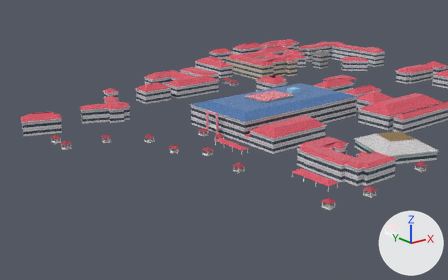
Renders of the glTF model assets/models/campus-realistic.glb from each side of a commit.
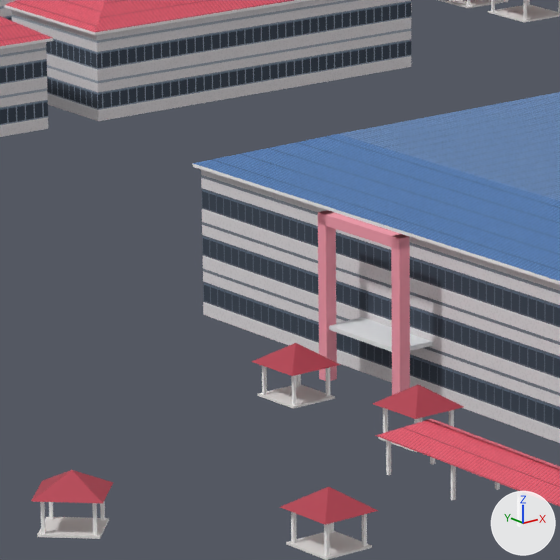
Each version appears first from a camera (50 mm lens) standing at (-262.6, -214.1, 97.4) and looking at (-59.2, 40.1, -4.4), and next in a close-up on the part from 37% to 53% of the width and 30% to 56% of the height. The lights are fixed; the arrows at lower right show +X, +Y and +Z. The older version's two pictures come first.

Objects in the first close-up: 'b_way_454535317', 'b_way_868488579', 'b_way_868488580', 'b_way_868488596', 'b_way_868488597', 'b_way_868488598', 'b_way_868488603', 'b_way_868488604', 'b_way_868488610' and 1 more.
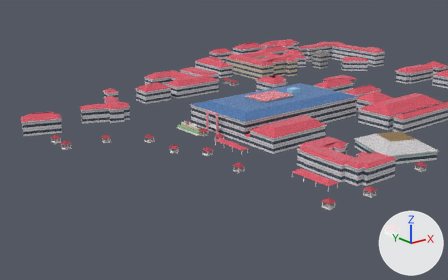
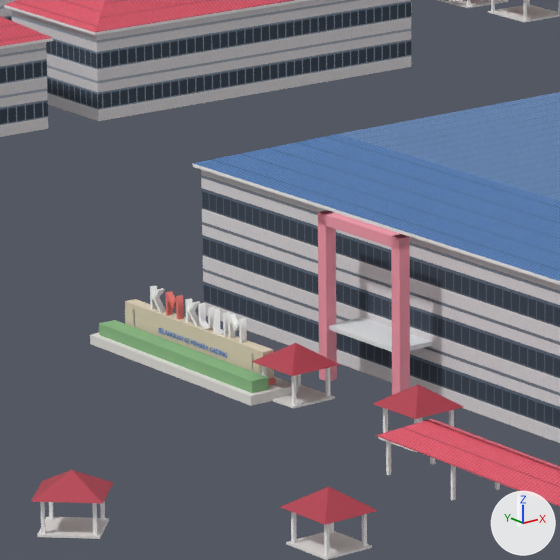
What the commit changed:
Material 'plain_c9c4bb' (mat_plain_c9c4bb) is new.
Its base color is (0.788, 0.769, 0.733) (white #e6e3de).
Its roughness is 0.85.
Material 'plain_c8332f' (mat_plain_c8332f) is new.
Its base color is (0.784, 0.2, 0.184) (pink #e57c77).
Its roughness is 0.85.
Material 'plain_f4f4f2' (mat_plain_f4f4f2) is new.
Its base color is (0.957, 0.957, 0.949) (white #fafaf9).
Its roughness is 0.85.
Material 'plain_d0302c' (mat_plain_d0302c) is new.
Its base color is (0.816, 0.188, 0.173) (red #e97873).
Its roughness is 0.85.
Material 'plain_1f3f9a' (mat_plain_1f3f9a) is new.
Its base color is (0.122, 0.247, 0.604) (blue #6288cc).
Its roughness is 0.85.
Material 'plain_b9a17a' (mat_plain_b9a17a) is new.
Its base color is (0.725, 0.631, 0.478) (beige #ddd0b8).
Its roughness is 0.85.
Material 'plain_f1efe9' (mat_plain_f1efe9) is new.
Its base color is (0.945, 0.937, 0.914) (white #f9f8f5).
Its roughness is 0.85.
Material 'plain_3f7a3a' (mat_plain_3f7a3a) is new.
Its base color is (0.247, 0.478, 0.227) (green #88b883).
Its roughness is 0.85.
Mesh me_sign_kmk is new.
It has 838 vertices, 1564 faces and spans x -2.1..2.1, y -9.9..9.9, z 0.0..4.9.
Faces by material slot: [10, 10, 10, 10, 1160, 72, 236, 56].
It uses material mat_plain_c9c4bb (white #e6e3de).
It uses material mat_plain_3f7a3a (green #88b883).
It uses material mat_plain_c8332f (pink #e57c77).
It uses material mat_plain_b9a17a (beige #ddd0b8).
It uses material mat_plain_1f3f9a (blue #6288cc).
It uses material mat_plain_f1efe9 (white #f9f8f5).
It uses material mat_plain_f4f4f2 (white #fafaf9).
It uses material mat_plain_d0302c (red #e97873).
Object 'sign_kmk' (ob_sign_kmk) is new; it shows me_sign_kmk.
Its location is (-72.56, 53.51, 0.0).

Boxes [x1, y1, x2, y2] around the edits, measured in the close-ups (560 x 560 px):
'sign_kmk', added: after [90, 286, 298, 406]
    faces in mat_plain_b9a17a (beige #ddd0b8): [125, 299, 274, 379]
    faces in mat_plain_3f7a3a (green #88b883): [99, 320, 269, 393]
    faces in mat_plain_c9c4bb (white #e6e3de): [90, 333, 298, 406]
    faces in mat_plain_f4f4f2 (white #fafaf9): [150, 286, 247, 343]
    faces in mat_plain_d0302c (red #e97873): [165, 291, 184, 319]
